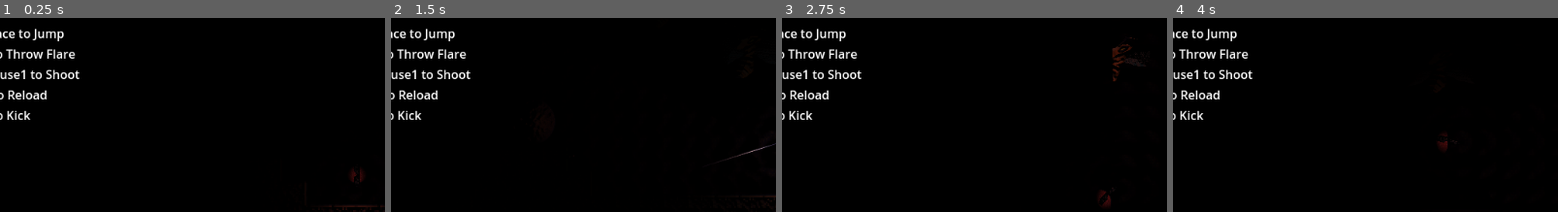
Above: before the commit, frames 1-4 (left to right).
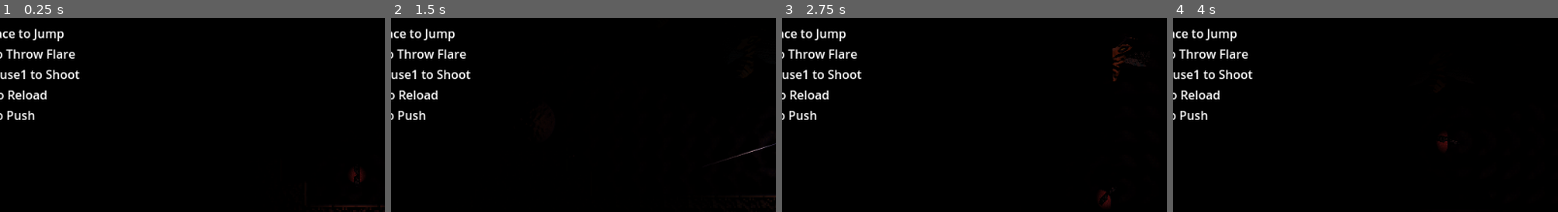
Above: after the commit, the same moments.

Repository: klsmith/2dplatformhordegame
Game: Godot game, scene res://test_level/test_level.tscn
Two runs of this game, one before a commit and one after it. Both use one fixed random seed, a clock stepped at 60 frames per second and the inputs below. Sound files missing from this copy of the repository are replaced by a short silence.
Inputs (mouse positions are % of the whole screen's width and height, from its top left):
- Up to frame 1 (0.25 s): no input
- Up to frame 2 (1.5 s): tap Enter at 0.5 s; move the mouse to (72, 45) at 0.52 s; hold Right (player_right) 0.53-1.25 s; hold E (player_interact) 0.53-1.25 s; tap Space (player_jump) at 0.77, 1.07 s; click (72, 45) at 0.8 s; drag from (29, 55) to (45, 70) at 1.27 s
- Up to frame 3 (2.75 s): tap Space (player_jump) at 2 s; move the mouse to (60, 28) at 2.02 s; hold A (player_left) from 2.03 s (still down); hold Space (player_jump) from 2.03 s (still down); tap E (player_interact) at 2.3 s
- Up to frame 4 (4 s): release A (player_left) at 2.75 s; release Space (player_jump) at 2.75 s; drag from (45, 70) to (19, 35) at 2.77 s; tap Enter at 3.5 s; move the mouse to (80, 65) at 3.52 s; hold Right (player_right) from 3.53 s (still down); hold E (player_interact) from 3.53 s (still down); tap Space (player_jump) at 3.77, 3.8 s
The pictures show only the part of the screen within x 3-53%, y 12-62%; the shares and areas given below are measured in that part.

The runs differ from the first frame. In frame 1, 0.2% of the frame differs, in the area x 2-10%, y 47-53%; in frame 2, 0.2%; in frame 3, 0.2%; in frame 4, 0.2%.

Commit message:
updated hud and refactored player

Diff:
--- a/hud/hud.tscn
+++ b/hud/hud.tscn
@@ -43,9 +43,9 @@
 layout_mode = 2
 text = "R to Reload"
 
-[node name="KickLabel" type="Label" parent="ControlsMarginContainer/ControlsGridContainer"]
+[node name="PushLabel" type="Label" parent="ControlsMarginContainer/ControlsGridContainer"]
 layout_mode = 2
-text = "E to Kick"
+text = "E to Push"
 
 [node name="StatsMarginContainer" type="MarginContainer" parent="."]
 anchors_preset = 2
--- a/player/player.gd
+++ b/player/player.gd
@@ -11,7 +11,6 @@
 var gravity := ProjectSettings.get_setting("physics/2d/default_gravity") as float
 var shoot_dir := Vector2.ZERO
 var shoot_pos := Vector2.ZERO
-var shooting := false
 var can_shoot := true
 var reloading := false
 var mag_size := 25
@@ -52,16 +51,8 @@
 			DisplayServer.window_set_mode(DisplayServer.WINDOW_MODE_FULLSCREEN)
 		else:
 			DisplayServer.window_set_mode(DisplayServer.WINDOW_MODE_WINDOWED)
-	if event.is_action_pressed("player_interact"):
-		interact_held = true
-	if event.is_action_released("player_interact"):
-		interact_held = false
 	if event.is_action_pressed("player_flashlight"):
 		throw_flare()
-	if event.is_action_pressed("player_shoot"):
-		shooting = true
-	if event.is_action_released("player_shoot"):
-		shooting = false
 	if event.is_action_pressed("player_reload"):
 		reload()
 
@@ -117,7 +108,8 @@
 	can_shoot = true
 
 func handle_shooting() -> void:
-	if shooting and can_shoot and !reloading:
+	if Input.is_action_pressed("player_shoot")\
+		 and can_shoot and not reloading:
 		if has_mag():
 			shoot()
 		elif has_ammo():
@@ -165,13 +157,13 @@
 	reloading = false
 
 func _physics_process(delta: float) -> void:
-	if interact_held:
+	if Input.is_action_pressed("player_interact"):
 		handle_interaction()
 	# Add the gravity.
 	if not is_on_floor():
 		velocity.y += gravity * delta
 	# Handle jump.
-	if Input.is_action_just_pressed("player_jump") and is_on_floor():
+	if Input.is_action_pressed("player_jump") and is_on_floor():
 		velocity.y = JUMP_VELOCITY
 	# Get the input direction and handle the movement/deceleration.
 	# As good practice, you should replace UI actions with custom gameplay actions.
